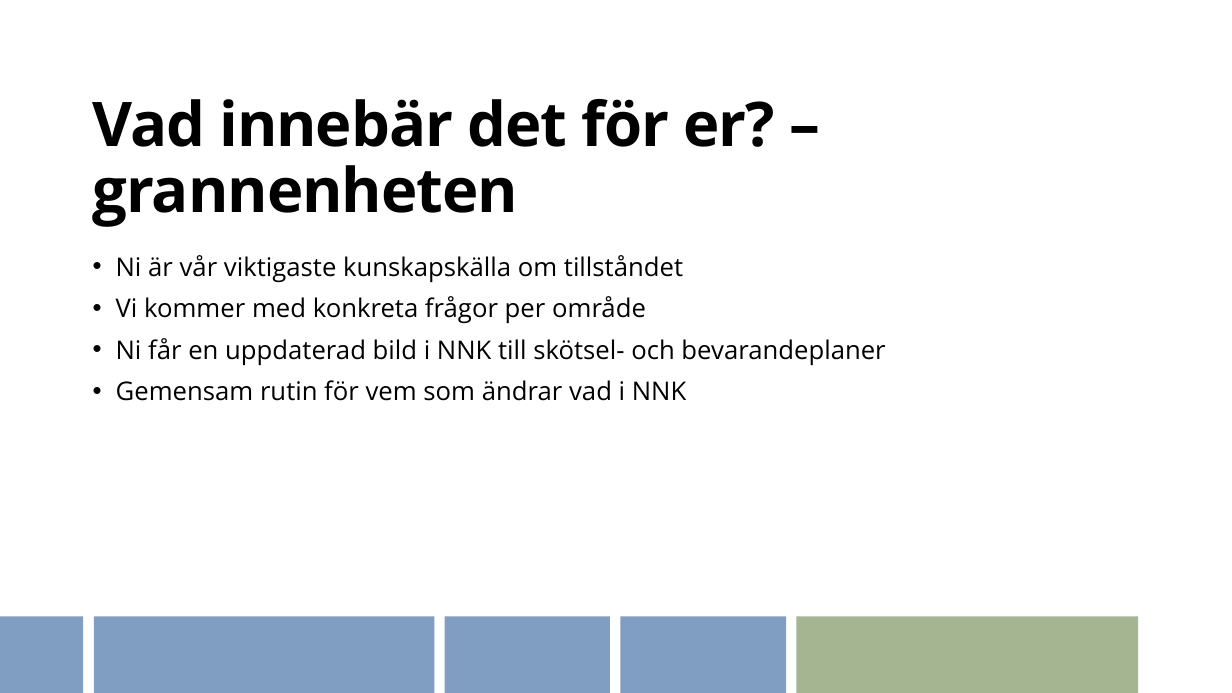
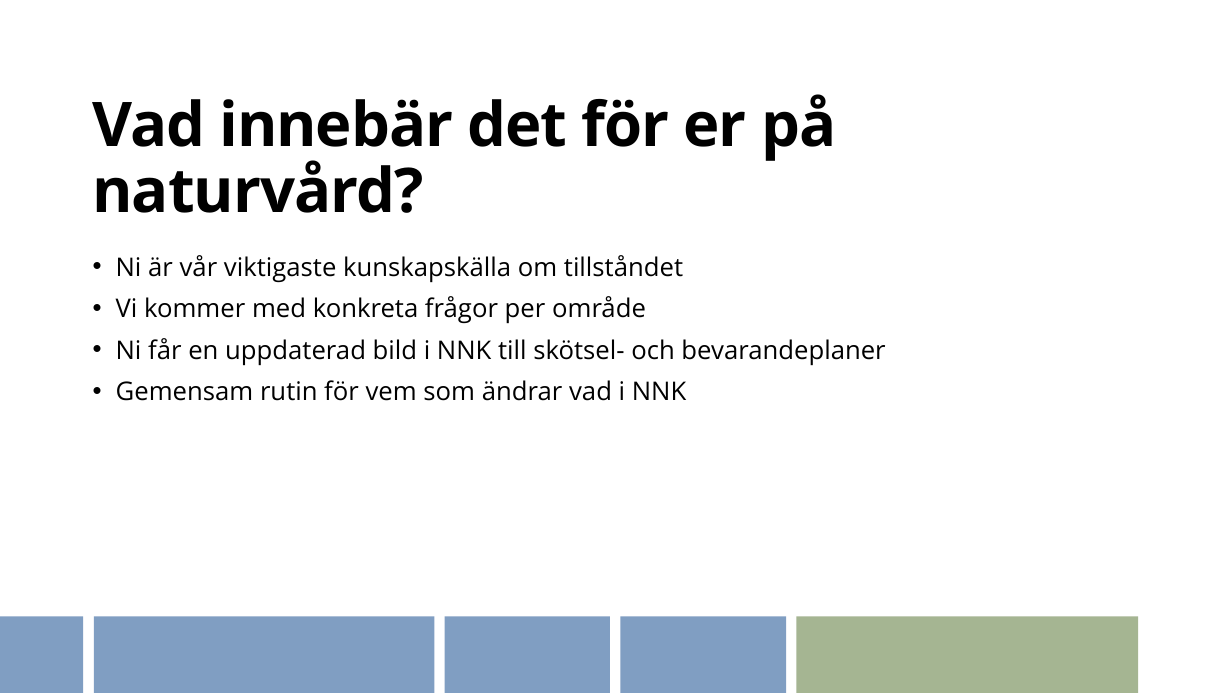
Before and after one commit to ulfboge/lansstyrelsen-nrr, a slide deck: slide 10 of docs/nrf-presentation-v2.pptx. Drawn at 1232x693 pixels with LibreOffice and Linux fonts; fonts in the diff are those of the drawing; background and template pictures are left out. Boxes give left, top, right and bottom in pixels: in the first picture for what was removed or moved away, otherwise in the second. Text is boxed around its words. In the diff, an @@ line names an element or a change of style, - is before the commit and + after.

```diff
--- a/docs/nrf-presentation-v2.pptx
+++ b/docs/nrf-presentation-v2.pptx
@@ title at [92,94,837,213]: text changed @@
-Vad innebär det för er? – grannenheten
+Vad innebär det för er på naturvård?
```
Also in this commit, not shown: 10 other slides changed.
